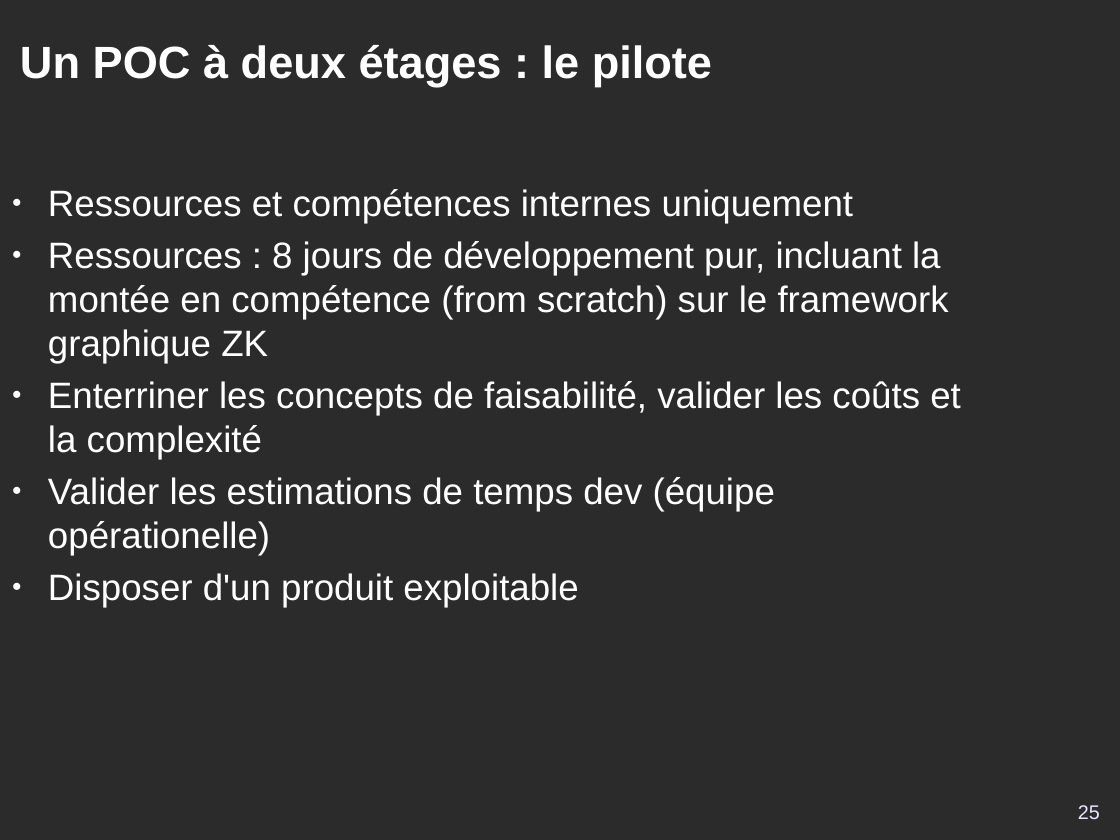
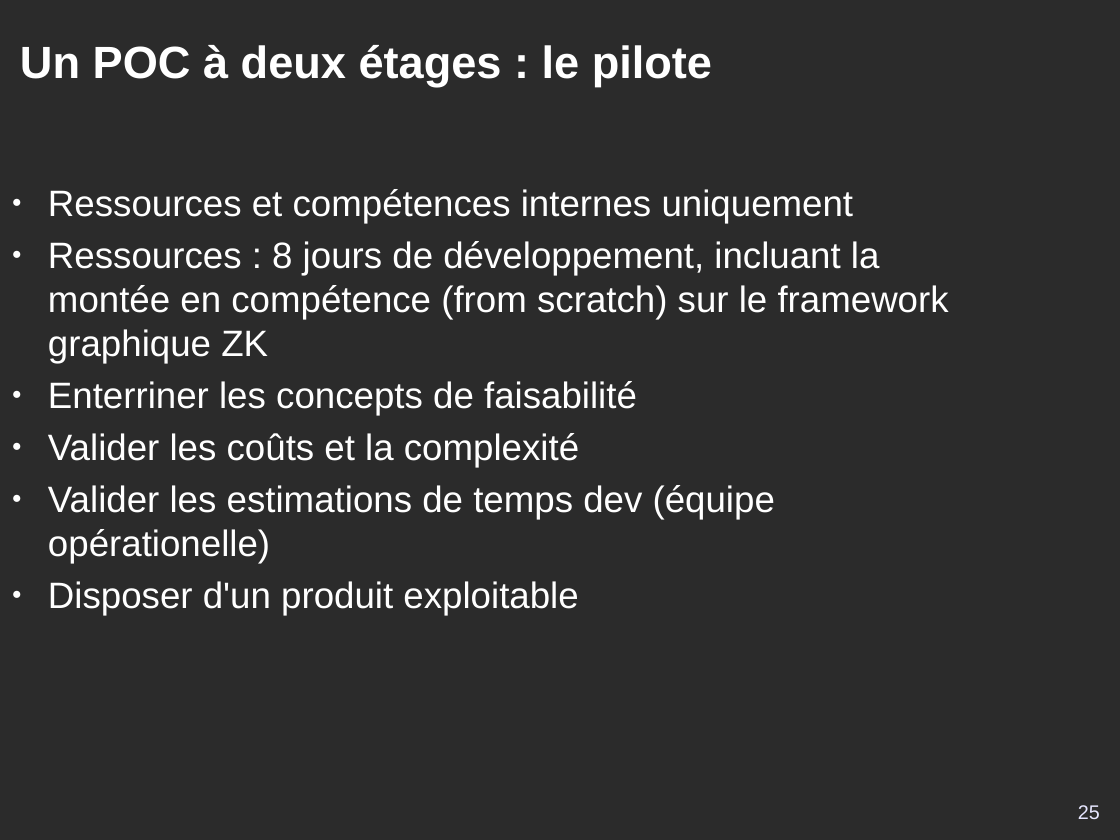
Before and after one commit to DSI-Ville-Noumea/sirh-kiosque-j2ee-old, a slide deck: slide 25 of src/site/resources/Kiosque_RH_J2EE_11021.odp. Drawn at 1120x840 pixels with LibreOffice and Linux fonts; fonts in the diff are those of the drawing; background and template pictures are left out; a plain dark background stands for a picture behind light text. Boxes give left, top, right and bottom in pixels: in the first picture for what was removed or moved away, otherwise in the second. Text is boxed around its words. In the diff, an @@ line names an element or a change of style, - is before the commit and + after.

```diff
--- a/src/site/resources/Kiosque_RH_J2EE_11021.odp
+++ b/src/site/resources/Kiosque_RH_J2EE_11021.odp
@@ text at [48, 241, 949, 468]: text changed @@
-● Ressources : 8 jours de développement pur, incluant la montée en compétence (from scratch) sur le framework graphique ZK
-● Enterriner les concepts de faisabilité, valider les coûts et la complexité
+● Ressources : 8 jours de développement, incluant la montée en compétence (from scratch) sur le framework graphique ZK
+● Enterriner les concepts de faisabilité
+● Valider les coûts et la complexité
```
Also in this commit, not shown: 10 other slides changed.
